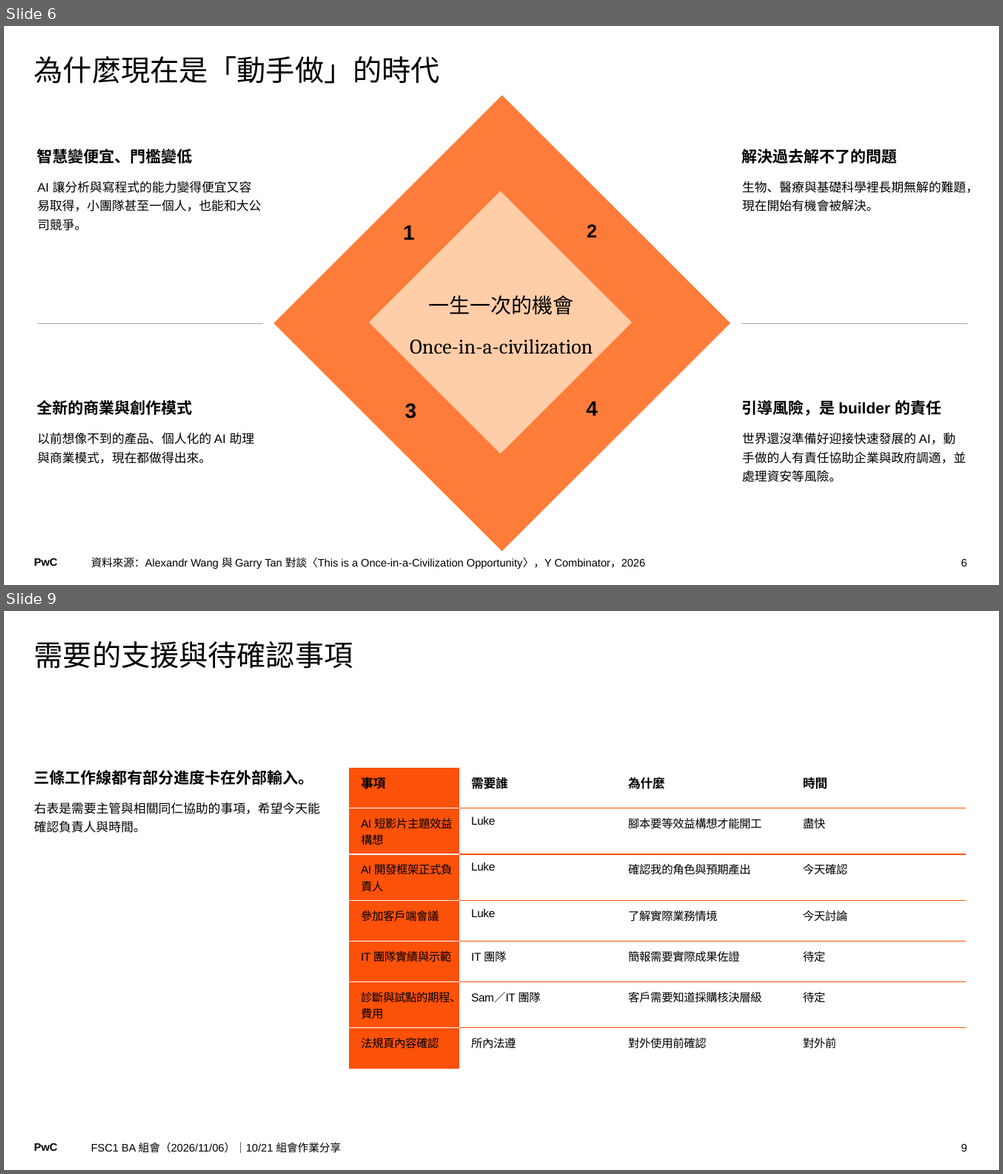
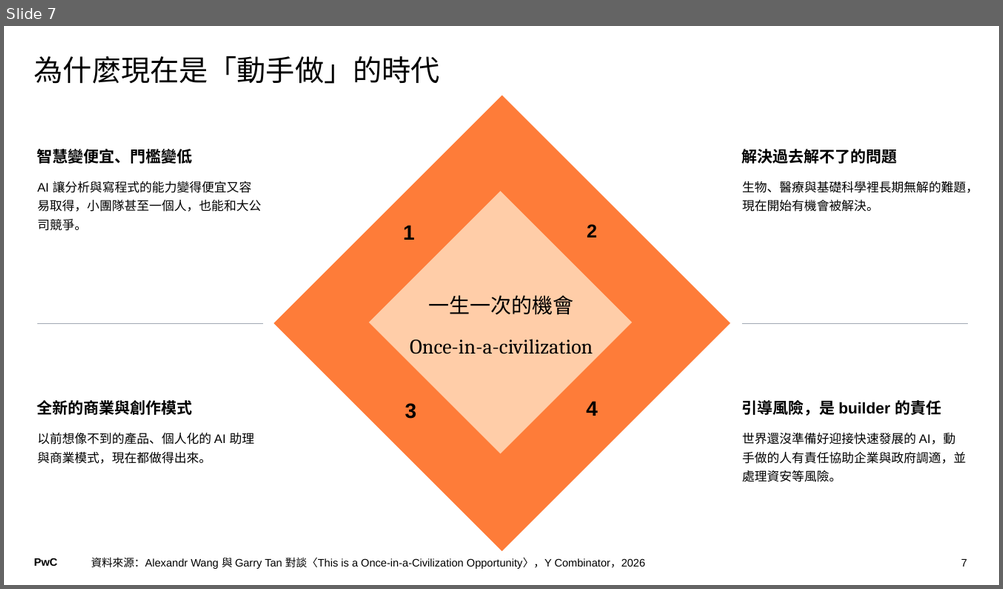
Before and after one commit to Robshao/PwC_FSC1, a slide deck: pwc-fsc1-ai-short-vid/07-ba-team-meeting-1021/BA組會分享_1106.pptx. Shown one above the other, each under a label of ours: slides 6 and 9 before the commit, slide 7 after it; the slides between them are not shown. The pictures are 1003x1174 and 1003x589 pixels, drawn with LibreOffice and Linux fonts; fonts in the diff are those of the drawing. Boxes give left, top, right and bottom in pixels: in the first picture for what was removed or moved away, otherwise in the second. Text is boxed around its words. In the diff, an @@ line names an element or a change of style, - is before the commit and + after.

```diff
--- a/pwc-fsc1-ai-short-vid/07-ba-team-meeting-1021/BA組會分享_1106.pptx
+++ b/pwc-fsc1-ai-short-vid/07-ba-team-meeting-1021/BA組會分享_1106.pptx
@@ slide 9 removed at (4, 611, 999, 1170), background #FFFFFF; not listed: 1 template element that a slide beside it also shows @@
@@ title removed at (34, 641, 353, 669) @@
-需要的支援與待確認事項
@@ text removed at (34, 770, 320, 833) @@
-三條工作線都有部分進度卡在外部輸入。
-  右表是需要主管與相關同仁協助的事項，希望今天能確認負責人與時間。
@@ table removed at (349, 768, 965, 1052), 7 rows, 4 columns @@
-事項 | 需要誰 | 為什麼 | 時間
-AI 短影片主題效益構想 | Luke | 腳本要等效益構想才能開工 | 盡快
-AI 開發框架正式負責人 | Luke | 確認我的角色與預期產出 | 今天確認
-參加客戶端會議 | Luke | 了解實際業務情境 | 今天討論
-IT 團隊實績與示範 | IT 團隊 | 簡報需要實際成果佐證 | 待定
-診斷與試點的期程、費用 | Sam／IT 團隊 | 客戶需要知道採購核決層級 | 待定
-法規頁內容確認 | 所內法遵 | 對外使用前確認 | 對外前
@@ text removed at (91, 1142, 341, 1153) @@
-FSC1 BA 組會（2026/11/06）｜10/21 組會作業分享
@@ page number removed at (961, 1144, 967, 1152) @@
-9
@@ what was slide 6 is now slide 7 @@
@@ page number at (961, 560, 967, 567): text changed @@
-6
+7
```
Also in this commit, not shown: 6 slides changed, 3 slides added, 1 other slide removed, 1 other file.
